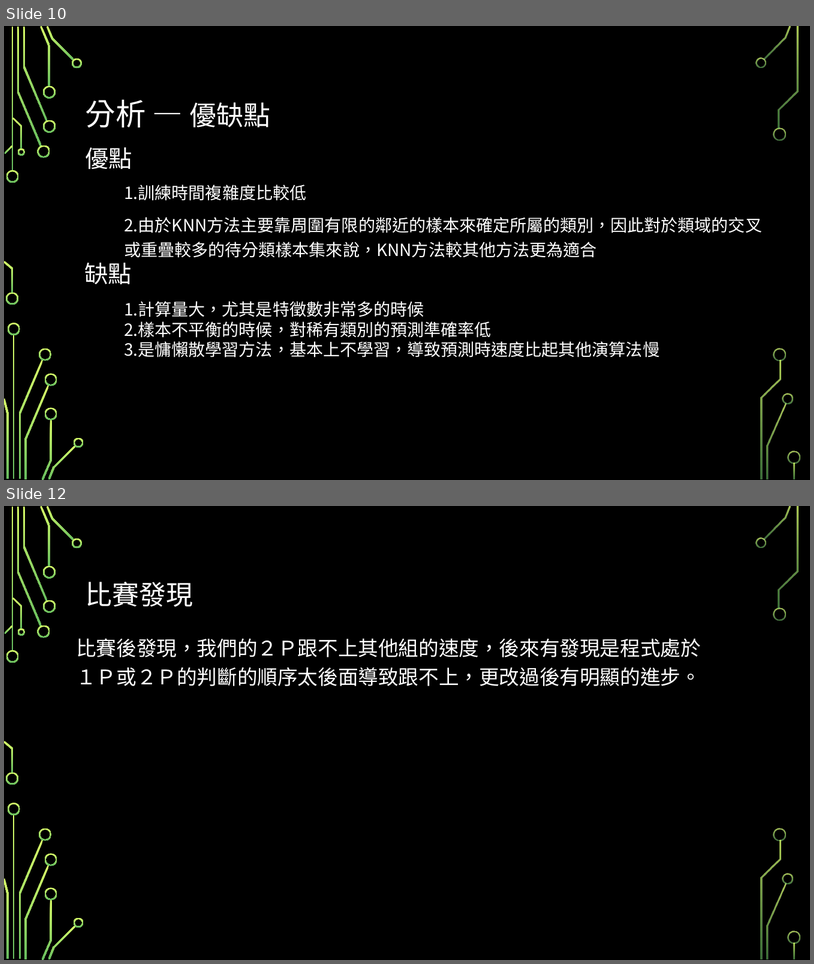
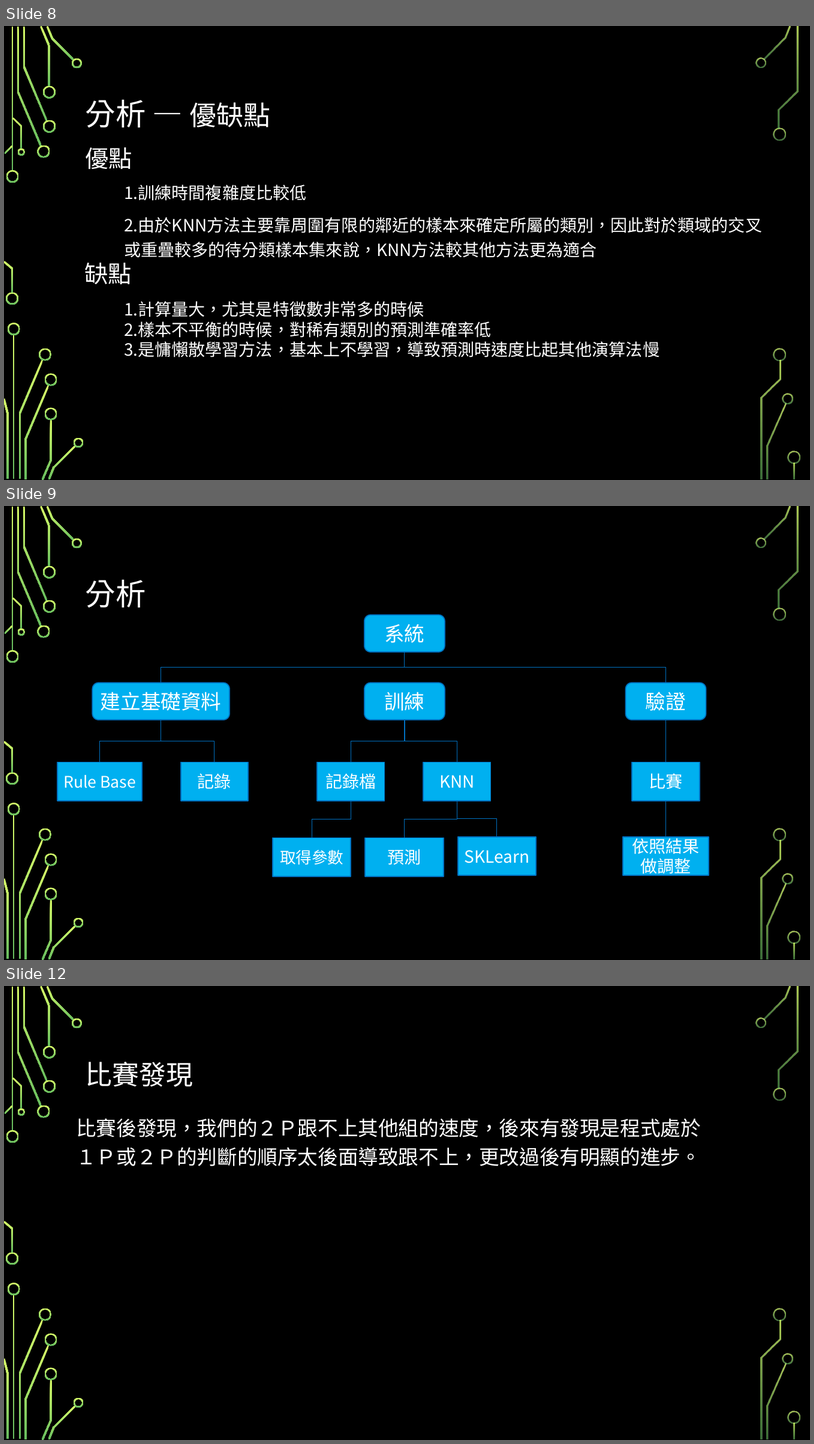
Before and after one commit to Huang-Po-Wei/Machine-learning, a slide deck: 機器學習.pptx. Shown one above the other, each under a label of ours: slides 10 and 12 before the commit, slides 8, 9 and 12 after it; the slides between them are not shown. The pictures are 814x964 and 814x1444 pixels, drawn with LibreOffice and Linux fonts; fonts in the diff are those of the drawing; background and template pictures are left out. Boxes give left, top, right and bottom in pixels: in the first picture for what was removed or moved away, otherwise in the second. Text is boxed around its words. In the diff, an @@ line names an element or a change of style, - is before the commit and + after.

```diff
--- a/機器學習.pptx
+++ b/機器學習.pptx
@@ slide 9 added at (x1=4, y1=506, x2=810, y2=960), background picture (left out); not listed: 36 template elements that a slide beside it also shows @@
@@ title added at (x1=86, y1=579, x2=146, y2=607), 36 pt, text #FFFFFF @@
+分析
@@ rounded rectangle added at (x1=365, y1=615, x2=445, y2=652), fill #00B0F0, outline #0070C0 1.25 pt, 24 pt, text #FFFFFF @@
+系統
@@ elbow line added from (405, 652) to (161, 682), #0070C0 0.75 pt @@
@@ elbow line added from (405, 652) to (666, 682), #0070C0 0.75 pt @@
@@ rounded rectangle added at (x1=92, y1=682, x2=230, y2=720), fill #00B0F0, outline #0070C0 1.25 pt, 24 pt, text #FFFFFF @@
+建立基礎資料
@@ rounded rectangle added at (x1=365, y1=682, x2=445, y2=720), fill #00B0F0, outline #0070C0 1.25 pt, 24 pt, text #FFFFFF @@
+訓練
@@ rounded rectangle added at (x1=626, y1=682, x2=707, y2=720), fill #00B0F0, outline #0070C0 1.25 pt, 24 pt, text #FFFFFF @@
+驗證
@@ elbow line added from (161, 720) to (99, 762), #0070C0 0.75 pt @@
@@ elbow line added from (161, 720) to (215, 762), #0070C0 0.75 pt @@
@@ elbow line added from (405, 720) to (351, 762), #0070C0 0.75 pt @@
@@ elbow line added from (405, 720) to (457, 762), #0070C0 0.75 pt @@
@@ line added from (666, 720) to (666, 762), #0070C0 0.75 pt @@
@@ rectangle added at (x1=57, y1=762, x2=142, y2=801), fill #00B0F0, outline #0070C0 1.25 pt, 19 pt, text #FFFFFF @@
+Rule Base
@@ rectangle added at (x1=180, y1=762, x2=248, y2=801), fill #00B0F0, outline #0070C0 1.25 pt, 20 pt, text #FFFFFF @@
+記錄
@@ rectangle added at (x1=317, y1=762, x2=385, y2=801), fill #00B0F0, outline #0070C0 1.25 pt, 20 pt, text #FFFFFF @@
+記錄檔
@@ rectangle added at (x1=424, y1=762, x2=492, y2=801), fill #00B0F0, outline #0070C0 1.25 pt, 20 pt, text #FFFFFF @@
+KNN
@@ rectangle added at (x1=633, y1=762, x2=700, y2=801), fill #00B0F0, outline #0070C0 1.25 pt, 20 pt, text #FFFFFF @@
+比賽
@@ elbow line added from (351, 801) to (312, 838), #0070C0 0.75 pt @@
@@ elbow line added from (457, 801) to (404, 838), #0070C0 0.75 pt @@
@@ elbow line added from (457, 801) to (497, 837), #0070C0 0.75 pt @@
@@ line added from (666, 801) to (666, 837), #0070C0 0.75 pt @@
@@ rectangle added at (x1=273, y1=838, x2=351, y2=876), fill #00B0F0, outline #0070C0 1.25 pt, 19 pt, text #FFFFFF @@
+取得參數
@@ rectangle added at (x1=366, y1=838, x2=444, y2=876), fill #00B0F0, outline #0070C0 1.25 pt, 20 pt, text #FFFFFF @@
+預測
@@ rectangle added at (x1=458, y1=837, x2=536, y2=875), fill #00B0F0, outline #0070C0 1.25 pt, 20 pt, text #FFFFFF @@
+SKLearn
@@ rectangle added at (x1=623, y1=837, x2=710, y2=875), fill #00B0F0, outline #0070C0 1.25 pt, 20 pt, text #FFFFFF @@
+依照結果做調整
@@ what was slide 10 is now slide 8 @@
```
Also in this commit, not shown: 2 other slides added, 3 slides removed.
